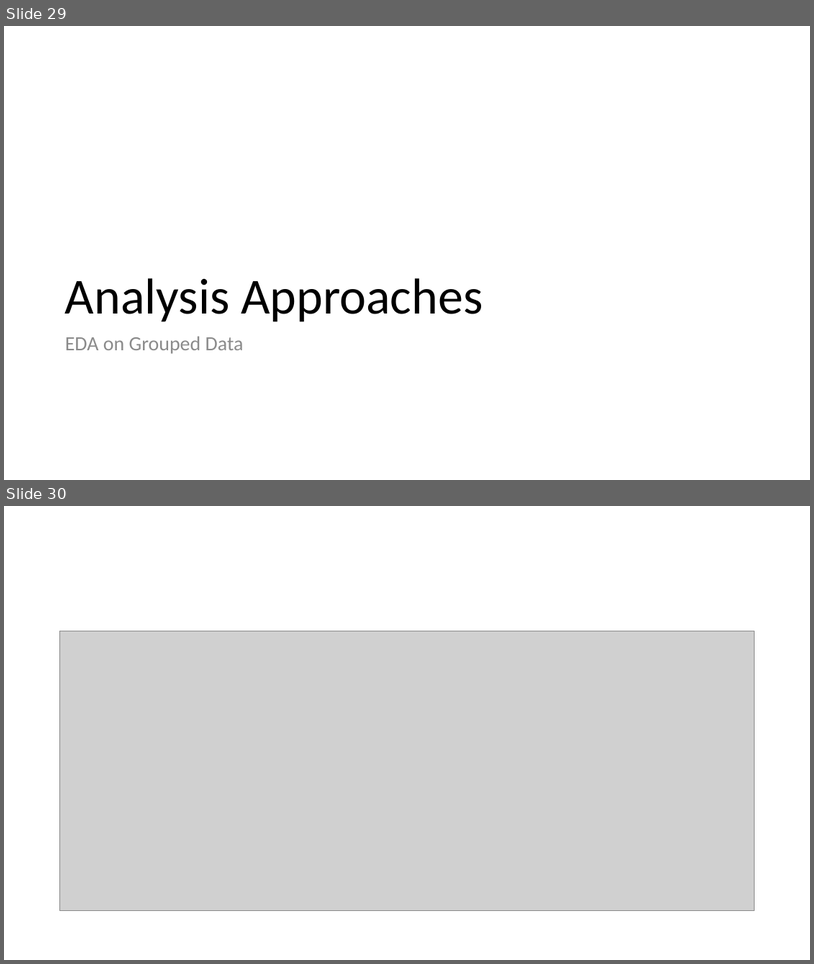
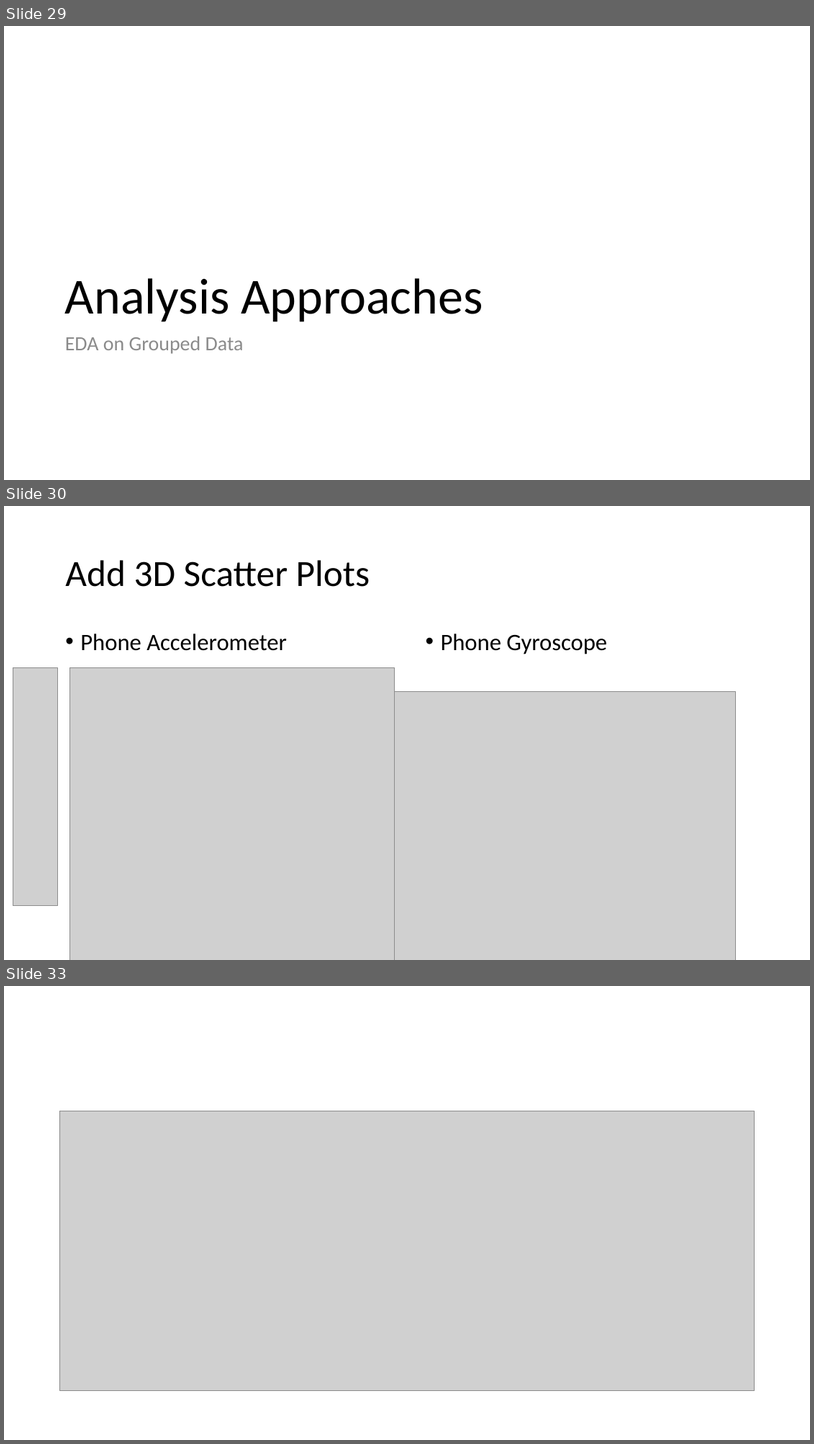
Before and after one commit to gojandrooo/DSE-230, a slide deck: DSE230 - Final Project Slides.pptx. Shown one above the other, each under a label of ours: slides 29 and 30 before the commit, slides 29, 30 and 33 after it; the slides between them are not shown. The pictures are 814x964 and 814x1444 pixels, drawn with LibreOffice and Linux fonts; fonts in the diff are those of the drawing; grey boxes stand for pictures. Boxes give left, top, right and bottom in pixels: in the first picture for what was removed or moved away, otherwise in the second. Text is boxed around its words. In the diff, an @@ line names an element or a change of style, - is before the commit and + after.

Commit message:
updated scatter titles and sizes. added to ppt

```diff
--- a/DSE230 - Final Project Slides.pptx
+++ b/DSE230 - Final Project Slides.pptx
@@ slide 30 added at [4,506,810,960], background #FFFFFF @@
@@ title added at [65,560,370,587], 44 pt, text #000000 @@
+Add 3D Scatter Plots
@@ text added at [80,633,287,651], 28 pt, text #000000 @@
+• Phone Accelerometer
@@ text added at [441,633,607,654], 28 pt, text #000000 @@
+• Phone Gyroscope
@@ picture added at [13,667,58,906] @@
@@ picture added at [70,667,395,960] @@
@@ picture added at [395,691,736,960] @@
@@ what was slide 30 is now slide 33 @@
```
Also in this commit, not shown: 1 slide changed, 2 other slides added, 49 other files.
